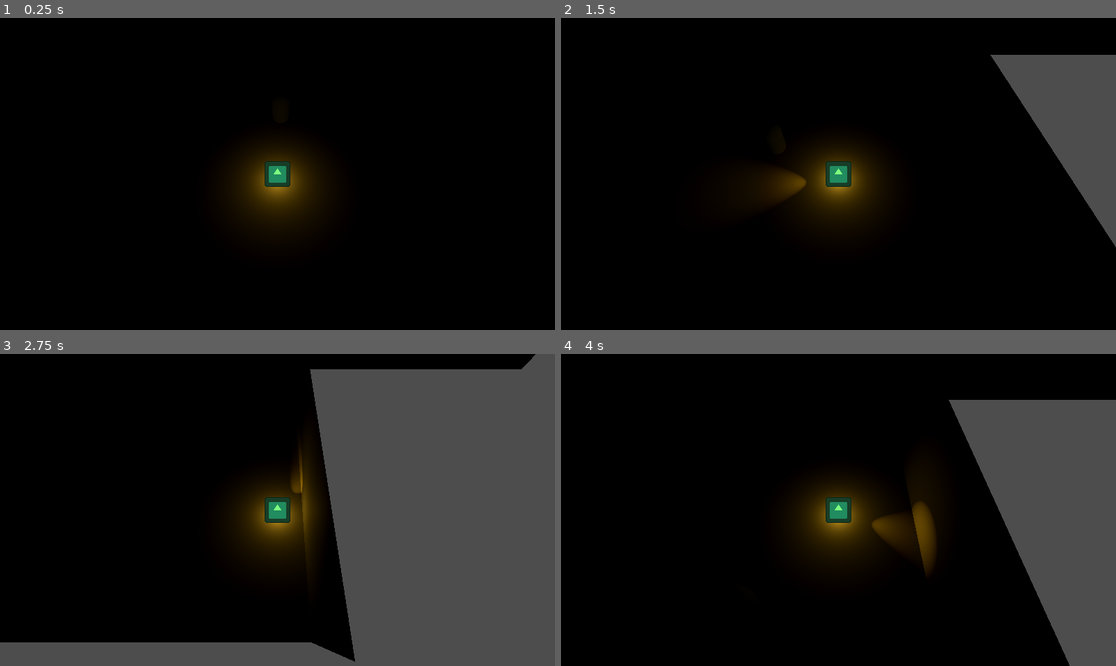
Above: before the commit, frames 1-4 (two rows, left to right).
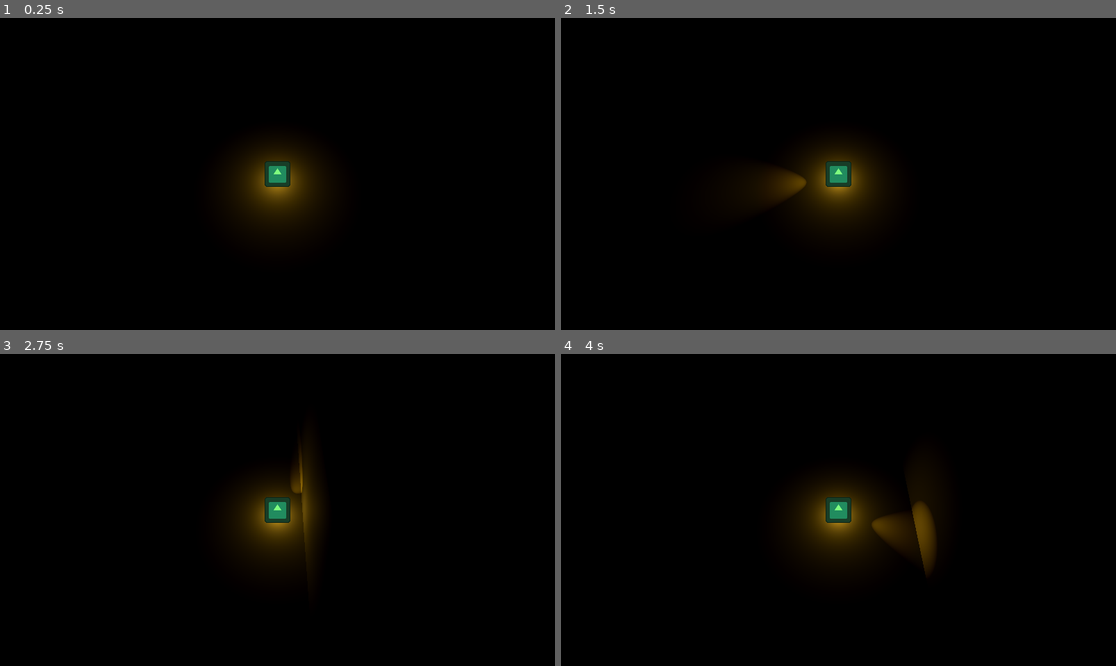
Above: after the commit, the same moments.

Repository: Rusty-Rat-Studios/dead-living-and-dying
Game: Godot game, scene res://game.tscn
The game is run twice, just before and just after one commit, with the same random seed, the same clock (stepped at 60 frames per second) and the same inputs. The engine's default icon, where the game draws it, is replaced by a stand-in: a white triangle on a blue panel in a dark square.
Inputs (mouse positions are in pixels of both pictures, inside the frame that each line leads up to):
- Up to frame 1 (0.25 s): no input
- Up to frame 2 (1.5 s): tap Enter at 0.5 s; move the mouse to (960, 158) at 0.52 s; hold Right (ui_right) 0.53-1.28 s; move the mouse to (727, 189) at 1.27 s; hold Down (ui_down) from 1.28 s (still down)
- Up to frame 3 (2.75 s): move the mouse to (333, 441) at 2.02 s; release Down (ui_down) at 2.03 s; hold Right (ui_right) from 2.03 s (still down)
- Up to frame 4 (4 s): move the mouse to (810, 572) at 2.77 s; release Right (ui_right) at 2.78 s; hold Up (ui_up) 2.78-3.53 s; move the mouse to (1005, 556) at 3.52 s; hold Left (ui_left) from 3.53 s (still down)

The runs differ from the first frame. In frame 2, 7.0% of the frame differs, in the area x 77-100%, y 11-74%; in frame 3, 43%, in the area x 0-100%, y 0-100%; in frame 4, 16%.

Commit message:
Ghost visibility dependent on player state

Diff:
--- a/game.gd
+++ b/game.gd
@@ -44,3 +44,25 @@
 			player.light_omni.visible = false
 			player.light_spot.visible = false
 			light_directional.visible = true
+
+	# TEMPORARY
+	update_ghost_visibility(state_name)
+
+
+# TEMPORARY function to update ghost visibility based on player state
+func update_ghost_visibility(state_name: String):
+	var ghost: Ghost = get_node("RoomCenter/Ghost")
+	var ghost_mesh_instance: MeshInstance3D = ghost.get_node("MeshInstance3D")
+	var ghost_mesh: CapsuleMesh = ghost_mesh_instance.mesh
+	var material = ghost_mesh.material
+
+	var opacity: float
+	match state_name:
+		"Living":
+			opacity = 0
+		"Dying":
+			opacity = 0.2
+		"Dead":
+			opacity = 0.8
+
+	material.albedo_color.a = opacity
--- a/game.tscn
+++ b/game.tscn
@@ -22,7 +22,7 @@
 transform = Transform3D(1, 0, 0, 0, 1, 0, 0, 0, 1, 0, 1, 0)
 
 [node name="DirectionalLight3D" type="DirectionalLight3D" parent="."]
-transform = Transform3D(1, 0, 0, 0, -4.37114e-08, 1, 0, -1, -4.37114e-08, 0, 10, 0)
+transform = Transform3D(0.873288, 0.0729331, 0.481714, -0.403253, -0.446664, 0.798673, 0.273414, -0.891724, -0.360656, 0, 10, 0)
 visible = false
 light_color = Color(0.29219, 0.29219, 0.29219, 1)
 shadow_enabled = true
--- a/ghost/ghost.tscn
+++ b/ghost/ghost.tscn
@@ -12,7 +12,7 @@
 [sub_resource type="StandardMaterial3D" id="StandardMaterial3D_qtcw8"]
 render_priority = 1
 transparency = 1
-albedo_color = Color(1, 1, 1, 0.25098)
+albedo_color = Color(0.635, 0.733, 0.973, 0)
 
 [sub_resource type="CapsuleMesh" id="CapsuleMesh_6tbxm"]
 material = SubResource("StandardMaterial3D_qtcw8")
--- a/project.godot
+++ b/project.godot
@@ -49,3 +49,7 @@
 , Object(InputEventKey,"resource_local_to_scene":false,"resource_name":"","device":-1,"window_id":0,"alt_pressed":false …(183 unchanged characters)…
 ]
 }
+
+[rendering]
+
+environment/defaults/default_clear_color=Color(0, 0, 0, 1)
